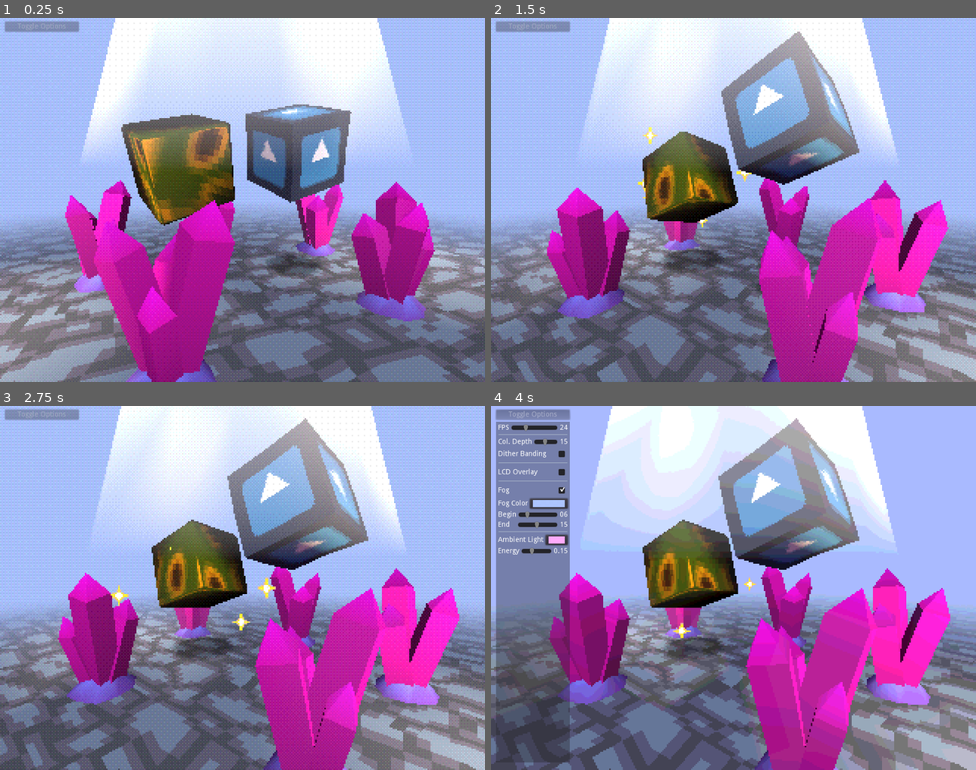
Above: before the commit, frames 1-4 (two rows, left to right).
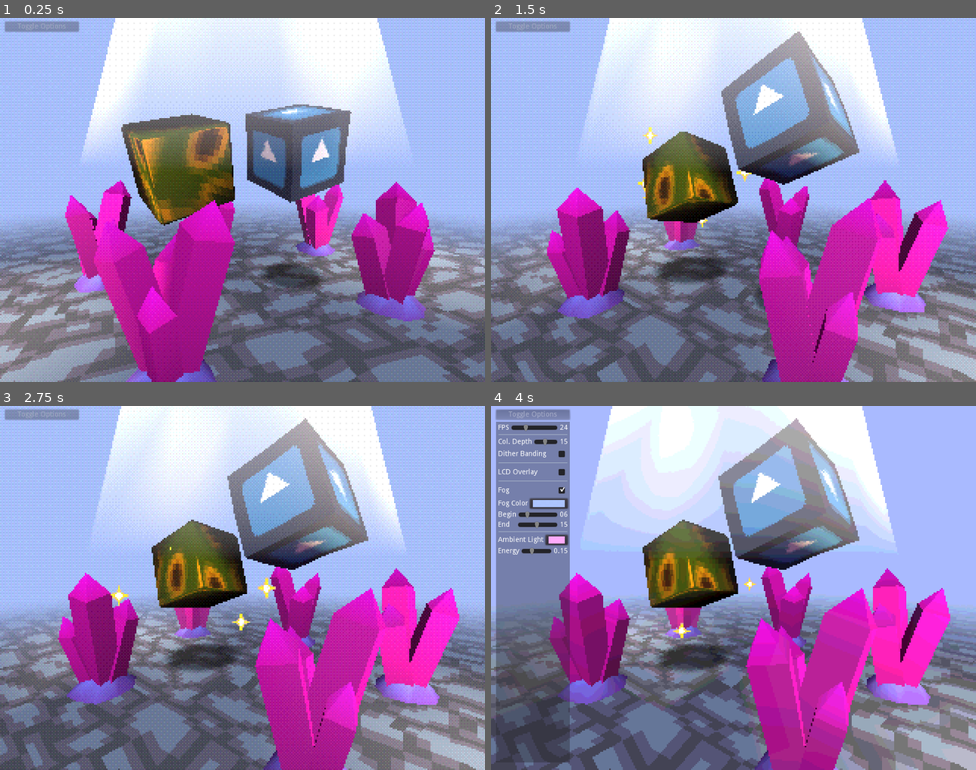
Above: after the commit, the same moments.

Repository: MenacingMecha/godot-psx-style-demo
Game: Godot game, scene res://post_process/pp_stack.tscn
Same seed, same stepped clock (60 frames per second), same inputs: the game is played once before the commit and once after it. The engine's default icon, where the game draws it, is replaced by a stand-in: a white triangle on a blue panel in a dark square.
Inputs (mouse positions are in pixels of both pictures, inside the frame that each line leads up to):
- Up to frame 1 (0.25 s): no input
- Up to frame 2 (1.5 s): tap Enter (ui_accept) at 0.5, 0.77 s
- Up to frame 3 (2.75 s): tap Enter (ui_accept) at 1.52 s
- Up to frame 4 (4 s): click "Toggle Options" at 2.75 s; click (563, 453) at 3.5 s

The runs differ from the first frame. In frame 1, 0.8% of the frame differs, in the area x 45-67%, y 65-75%; in frame 2, 0.9%, in the area x 33-57%, y 63-81%; in frame 3, 0.8%; in frame 4, 0.8%.

Commit message:
Box shadows are now `MeshInstance` instead of `Sprite3D`

Diff:
--- a/world/shadow/shadow.gd
+++ b/world/shadow/shadow.gd
@@ -1,4 +1,4 @@
-extends Sprite3D
+extends Spatial
 
 export (float, 0, 10) var scale_min = 1
 export (float, 0, 10) var scale_max = 2
@@ -7,7 +7,7 @@
 
 func update_shadow(origin_position: Vector3, distance_from_ground: float) -> void:
 	# set shadow position
-	translation = origin_position + Vector3(0, distance_from_ground - position_offset, 0)
+#	translation = origin_position + Vector3(0, distance_from_ground - position_offset, 0)
 
 	# set shadow scale
 	var clamped_distance_from_ground = max(distance_from_ground * -1, max_distance_from_ground)
--- a/world/shadow/shadow.tscn
+++ b/world/shadow/shadow.tscn
@@ -1,15 +1,20 @@
-[gd_scene load_steps=3 format=2]
+[gd_scene load_steps=4 format=2]
 
-[ext_resource path="res://world/shadow/shadow.png" type="Texture" id=1]
+[ext_resource path="res://world/shadow/shadow_mat.tres" type="Material" id=1]
 [ext_resource path="res://world/shadow/shadow.gd" type="Script" id=2]
 
+[sub_resource type="PlaneMesh" id=1]
+material = ExtResource( 1 )
+subdivide_width = 1
+subdivide_depth = 1
 
+[node name="BoxShadow" type="Spatial"]
+transform = Transform( 3, 0, 0, 0, 3, 0, 0, 0, 3, 0, 0, 0 )
+script = ExtResource( 2 )
+scale_min = 0.5
+scale_max = 1.4
+max_distance_from_ground = 3.0
 
-[node name="BoxShadow" type="Sprite3D"]
-transform = Transform( 3.2649, 0, 0, 0, -1.42713e-07, 1, 0, -3.2649, -4.37114e-08, -0.839, 0, 0.225 )
-modulate = Color( 1, 1, 1, 0.635294 )
-texture = ExtResource( 1 )
-script = ExtResource( 2 )
-scale_min = 3.0
-scale_max = 7.0
-max_distance_from_ground = 3.0
+[node name="MeshInstance" type="MeshInstance" parent="."]
+transform = Transform( 1, 0, 0, 0, 1, 0, 0, 0, 1, 0, 0.05, 0 )
+mesh = SubResource( 1 )
--- a/world/shadow/shadow.tres
+++ b/world/shadow/shadow_mat.tres
@@ -3,18 +3,11 @@
 [ext_resource path="res://shaders/psx_lit_transparent.shader" type="Shader" id=1]
 [ext_resource path="res://world/shadow/shadow.png" type="Texture" id=2]
 
-
-
-
-
-
-
 [resource]
 shader = ExtResource( 1 )
-shader_param/color = Color( 1, 1, 1, 0.65098 )
-shader_param/specular_intensity = null
-shader_param/resolution = 256.0
-shader_param/cull_distance = 100.0
+shader_param/precision_multiplier = 1.0
+shader_param/modulate_color = Color( 1, 1, 1, 0.784314 )
 shader_param/uv_scale = Vector2( 1, 1 )
 shader_param/uv_offset = Vector2( 0, 0 )
+shader_param/uv_pan_velocity = Vector2( 0, 0 )
 shader_param/albedoTex = ExtResource( 2 )
--- a/world/world.tscn
+++ b/world/world.tscn
@@ -59,7 +59,7 @@
 script = ExtResource( 13 )
 
 [node name="BoxMetalShadow" parent="." instance=ExtResource( 6 )]
-transform = Transform( 3.2649, 0, 0, 0, -1.42713e-07, 1, 0, -3.2649, -4.37114e-08, -1.05202, 0.507847, 0.0395253 )
+transform = Transform( 1, 0, 0, 0, 1, 0, 0, 0, 1, -1, 0, 0 )
 
 [node name="BoxLit" type="MeshInstance" parent="."]
 transform = Transform( 0.613118, 0, 0, 0, 0.613118, 0, 0, 0, 0.613118, 1, 2.236, 0 )
@@ -70,7 +70,7 @@
 translation_distance = -0.5
 
 [node name="BoxLitShadow" parent="." instance=ExtResource( 6 )]
-transform = Transform( 3.2649, 0, 0, 0, -1.42713e-07, 1, 0, -3.2649, -4.37114e-08, 0.651182, 0.507847, 0.572559 )
+transform = Transform( 1, 0, 0, 0, 1, 0, 0, 0, 1, 1, 0, 0 )
 
 [node name="Floor" type="MeshInstance" parent="."]
 visible = false
